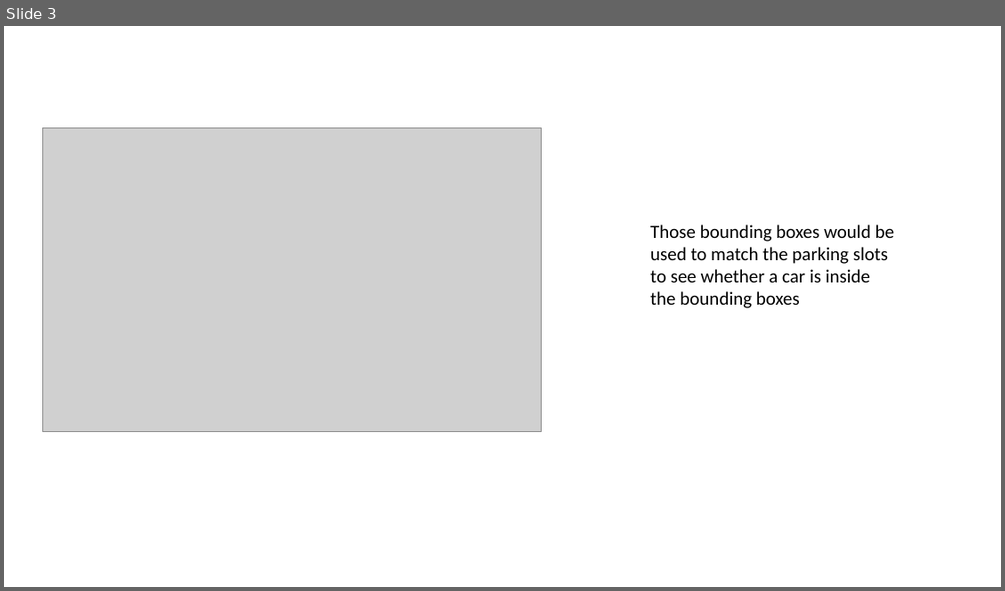
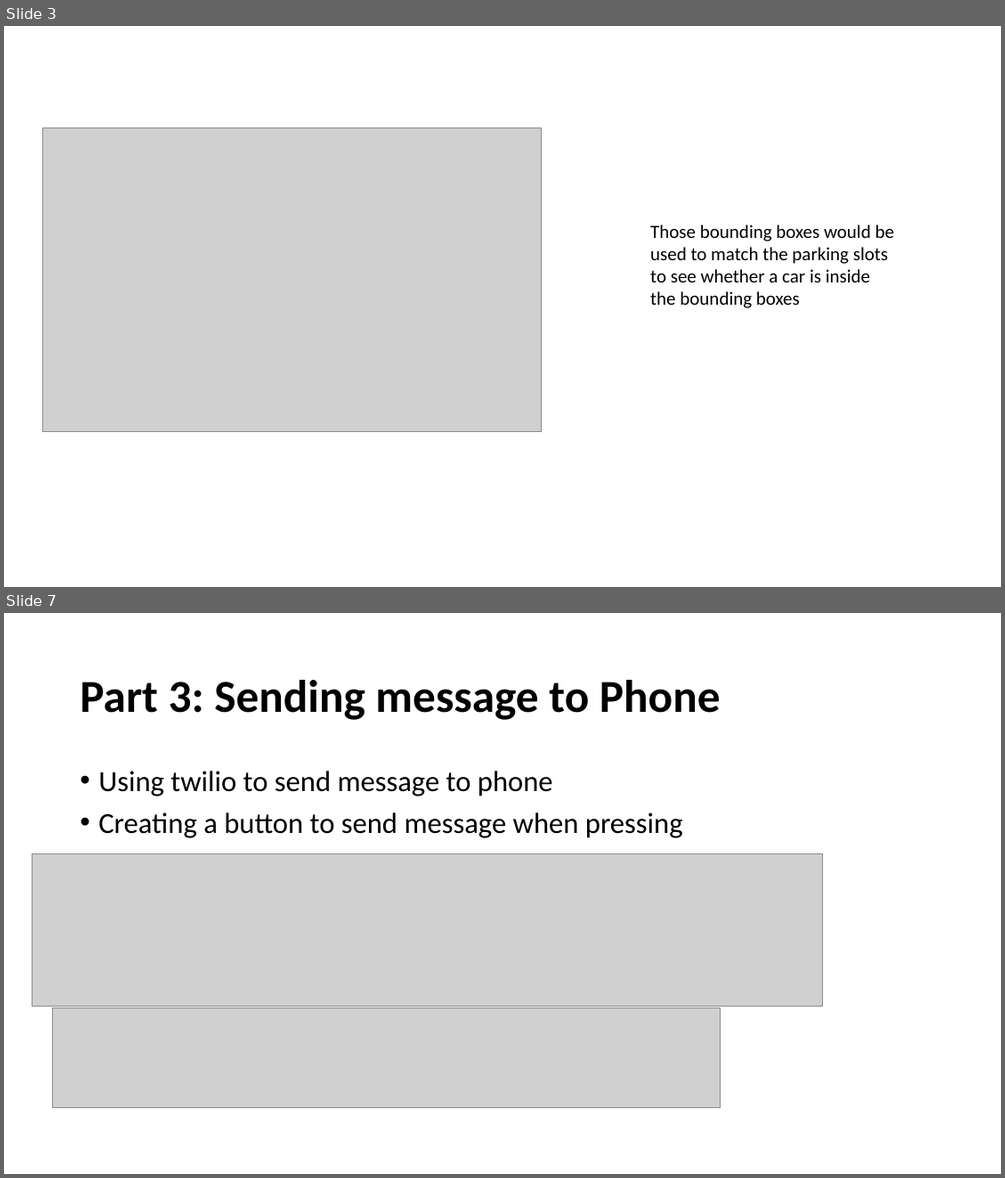
Before and after one commit to MenghuaXie/M202AFinalProject, a slide deck: 202_final_presentation.pptx. Shown one above the other, each under a label of ours: slide 3 before the commit, slides 3 and 7 after it; the slides between them are not shown. The pictures are 1005x591 and 1005x1178 pixels, drawn with LibreOffice and Linux fonts; fonts in the diff are those of the drawing; grey boxes stand for pictures. Boxes give left, top, right and bottom in pixels: in the first picture for what was removed or moved away, otherwise in the second. Text is boxed around its words. In the diff, an @@ line names an element or a change of style, - is before the commit and + after.

```diff
--- a/202_final_presentation.pptx
+++ b/202_final_presentation.pptx
@@ slide 7 added at box(4, 613, 1001, 1174), background #FFFFFF @@
@@ title added at box(80, 680, 720, 720), 44 pt, text #000000, bold @@
+Part 3: Sending message to Phone
@@ text added at box(98, 771, 683, 838), 28 pt, text #000000 @@
+• Using twilio to send message to phone
+• Creating a button to send message when pressing
@@ picture added at box(32, 853, 823, 1005) @@
@@ picture added at box(52, 1008, 720, 1107) @@
```
Also in this commit, not shown: 3 slides changed, 4 other slides added, 1 slide removed, 1 other file.
